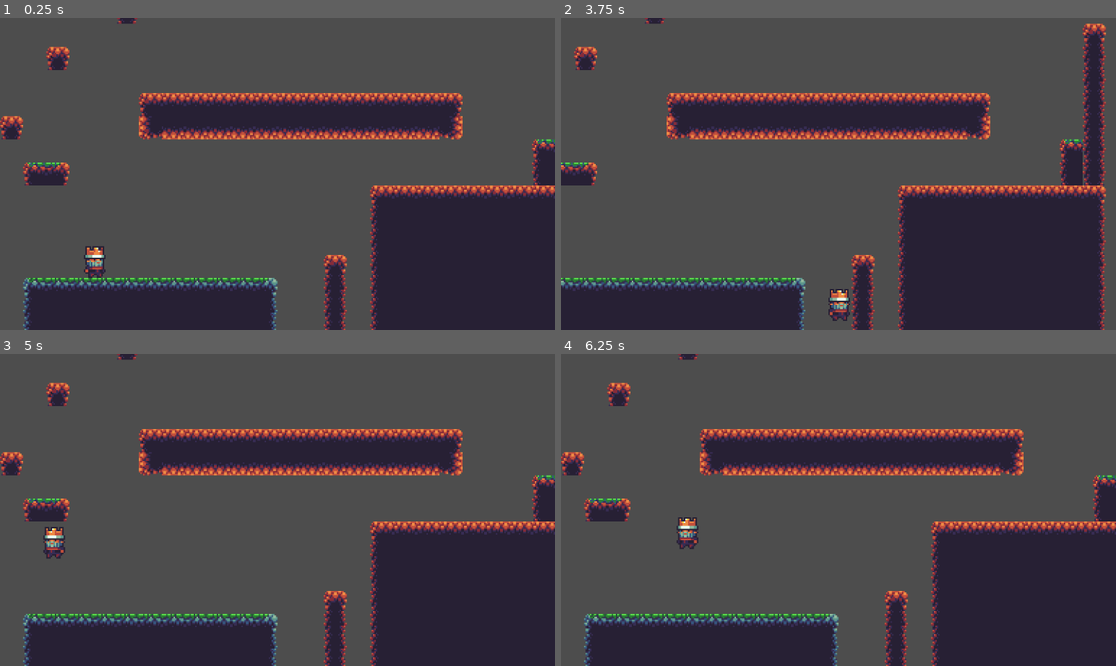
Above: before the commit, frames 1-4 (two rows, left to right).
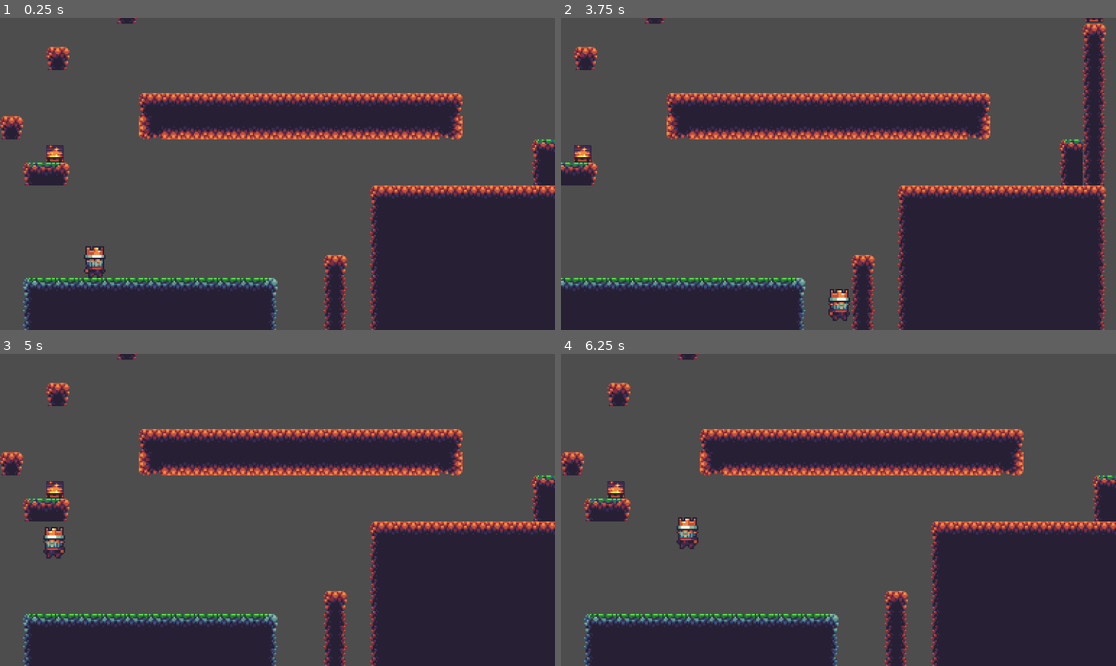
Above: after the commit, the same moments.

Repository: TobsF/c4k-jump-and-run
Game: Godot game, scene res://game.tscn
Same seed, same stepped clock (60 frames per second), same inputs: the game is played once before the commit and once after it.
Inputs:
- Up to frame 1 (0.25 s): no input
- Up to frame 2 (3.75 s): tap Enter (ui_accept) at 0.5, 0.77, 1.52, 3.02 s; hold Right (ui_right) 0.53-2.03 s; hold Left (ui_left) 2.03-2.78 s; hold Right (ui_right) from 2.78 s (still down)
- Up to frame 3 (5 s): tap Enter (ui_accept) at 3.77, 4.52 s; release Right (ui_right) at 4.28 s; hold Left (ui_left) from 4.28 s (still down)
- Up to frame 4 (6.25 s): release Left (ui_left) at 5.03 s; hold Right (ui_right) 5.03-5.78 s; hold Left (ui_left) from 5.78 s (still down); tap Enter (ui_accept) at 6.02 s

The runs differ from the first frame. In frame 1, 0.2% of the frame differs, in the area x 8-12%, y 40-47%; in frame 2, 0.2%, in the area x 2-98%, y 0-47%; in frame 3, 0.2%; in frame 4, 0.2%.

Commit message:
add collectable treasure scene

Diff:
--- a/game.gd
+++ b/game.gd
@@ -1,15 +1,12 @@
 extends Node2D
 
 
-# Called when the node enters the scene tree for the first time.
 func _ready() -> void:
-	pass # Replace with function body.
+	for treasure in $Treasures.get_children():
+		treasure.treasure_collected.connect(_on_treasure_collected)
 
-
-# Called every frame. 'delta' is the elapsed time since the previous frame.
-func _process(delta: float) -> void:
-	pass
-
+func _on_treasure_collected() -> void:
+	print("Schatz gesammelt!")
 
 func _on_area_2d_body_entered(body: Node2D) -> void:
 	get_tree().call_deferred("reload_current_scene")
--- a/game.tscn
+++ b/game.tscn
@@ -1,8 +1,9 @@
-[gd_scene load_steps=7 format=4 uid="uid://b7lrge1e0fbai"]
+[gd_scene load_steps=8 format=4 uid="uid://b7lrge1e0fbai"]
 
 [ext_resource type="PackedScene" uid="uid://bj1hysebuxd6q" path="res://player.tscn" id="1_2au6s"]
 [ext_resource type="Script" uid="uid://bgqmf25nrykcr" path="res://game.gd" id="1_feb5d"]
 [ext_resource type="Texture2D" uid="uid://b2rf3s2retiwc" path="res://assets/backgrounds/sheet.png" id="2_l0ylw"]
+[ext_resource type="PackedScene" uid="uid://ycx4ylqpscp8" path="res://treasure.tscn" id="4_fc0e3"]
 
 [sub_resource type="TileSetAtlasSource" id="TileSetAtlasSource_e2o6t"]
 texture = ExtResource("2_l0ylw")
@@ -160,4 +161,15 @@
 position = Vector2(0, 655)
 shape = SubResource("WorldBoundaryShape2D_e2o6t")
 
+[node name="Treasures" type="Node" parent="."]
+
+[node name="Treasure" parent="Treasures" instance=ExtResource("4_fc0e3")]
+position = Vector2(38, 538)
+
+[node name="Treasure2" parent="Treasures" instance=ExtResource("4_fc0e3")]
+position = Vector2(392, 441)
+
+[node name="Treasure3" parent="Treasures" instance=ExtResource("4_fc0e3")]
+position = Vector2(728, 522)
+
 [connection signal="body_entered" from="Area2D" to="." method="_on_area_2d_body_entered"]
--- /dev/null
+++ b/treasure.gd
@@ -0,0 +1,7 @@
+extends Area2D
+
+signal treasure_collected
+
+func _on_body_entered(body: Node2D) -> void:
+	treasure_collected.emit()
+	queue_free()
--- /dev/null
+++ b/treasure.tscn
@@ -0,0 +1,21 @@
+[gd_scene load_steps=4 format=3 uid="uid://ycx4ylqpscp8"]
+
+[ext_resource type="Texture2D" uid="uid://b2rf3s2retiwc" path="res://assets/backgrounds/sheet.png" id="1_dubxd"]
+[ext_resource type="Script" uid="uid://dt6wnq26xomii" path="res://treasure.gd" id="1_h85lg"]
+
+[sub_resource type="RectangleShape2D" id="RectangleShape2D_h85lg"]
+size = Vector2(12, 12)
+
+[node name="Treasure" type="Area2D"]
+collision_layer = 2
+script = ExtResource("1_h85lg")
+
+[node name="Sprite2D" type="Sprite2D" parent="."]
+texture = ExtResource("1_dubxd")
+region_enabled = true
+region_rect = Rect2(258.438, 67.748, 11.9034, 11.9034)
+
+[node name="CollisionShape2D" type="CollisionShape2D" parent="."]
+shape = SubResource("RectangleShape2D_h85lg")
+
+[connection signal="body_entered" from="." to="." method="_on_body_entered"]
Not shown, added: treasure.gd.uid
